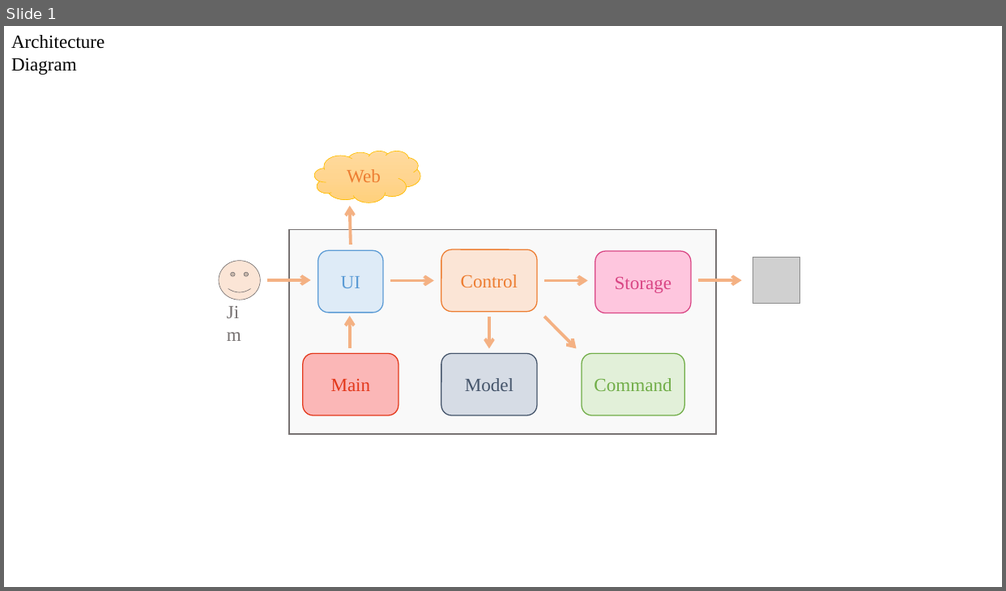
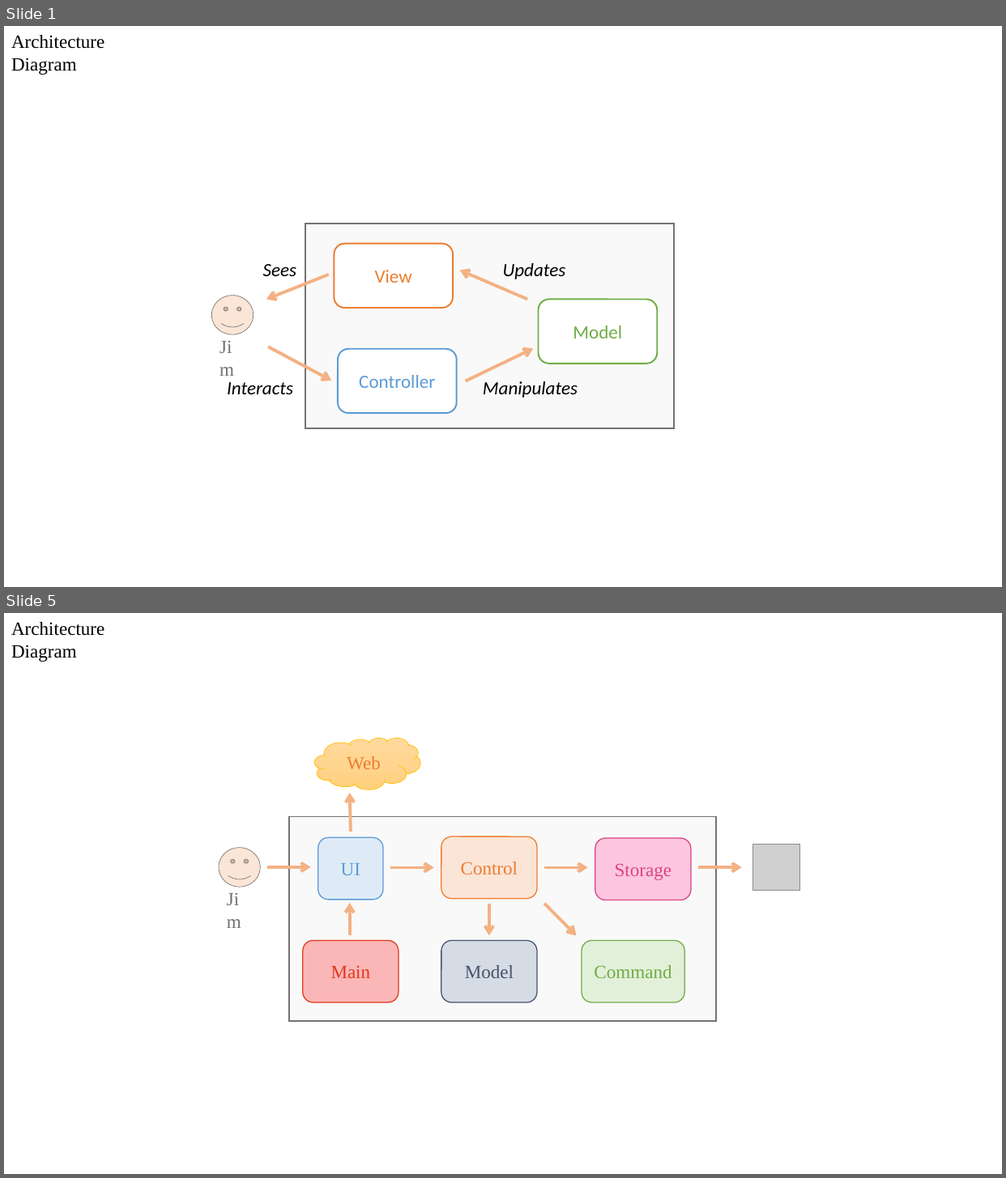
Before and after one commit to CS2103AUG2016-W11-C1/main, a slide deck: doc/UML.pptx. Shown one above the other, each under a label of ours: slide 1 before the commit, slides 1 and 5 after it; the slides between them are not shown. The pictures are 1006x591 and 1006x1178 pixels, drawn with LibreOffice and Linux fonts; fonts in the diff are those of the drawing; grey boxes stand for pictures. Boxes give left, top, right and bottom in pixels: in the first picture for what was removed or moved away, otherwise in the second. Text is boxed around its words. In the diff, an @@ line names an element or a change of style, - is before the commit and + after.

```diff
--- a/doc/UML.pptx
+++ b/doc/UML.pptx
@@ slide 1 added at [4, 26, 1002, 587], background #FFFFFF @@
@@ text added at [11, 35, 104, 75], 18 pt, text #000000 @@
+Architecture Diagram
@@ group added at [211, 224, 673, 428]: 5 texts, 4 arrows, 3 rounded rectangles, 1 rectangle, 1 smiley face @@
+Jim
+Model
+View
+Controller
+Sees
+Interacts
+Manipulates
+Updates
@@ what was slide 1 is now slide 5 @@
```
Also in this commit, not shown: 3 other slides added, 5 other files.
